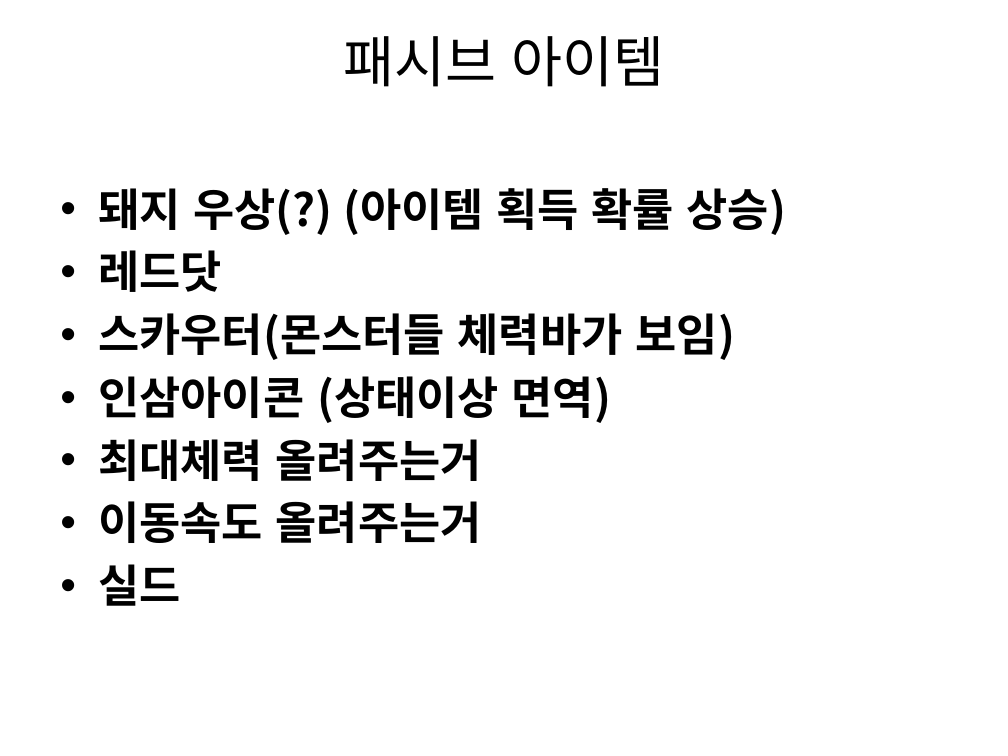
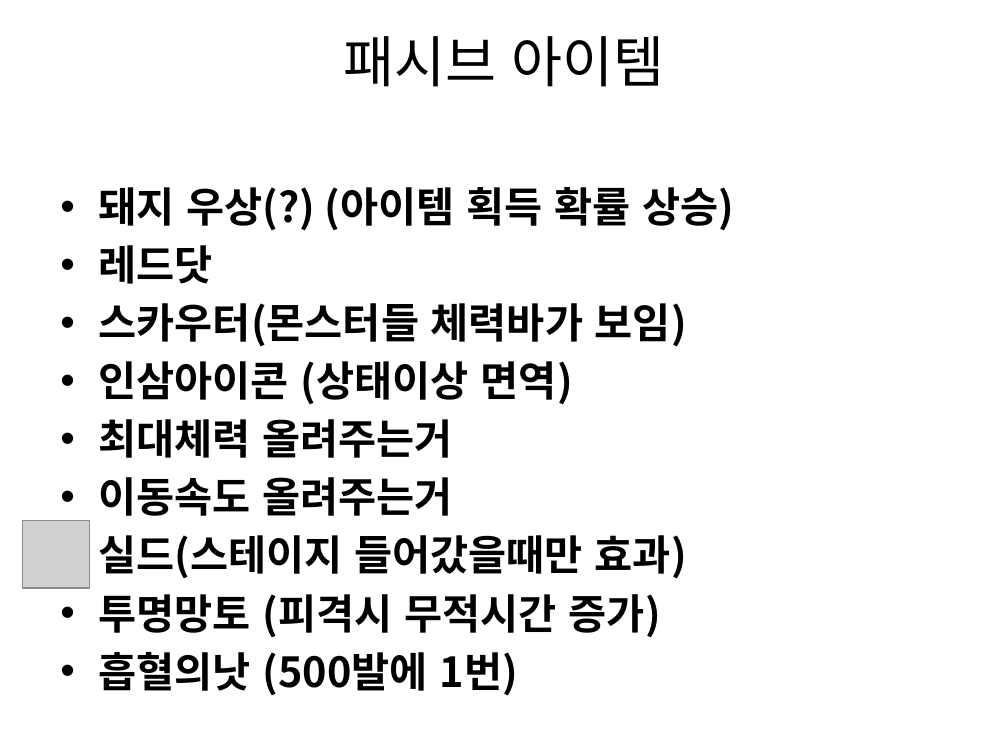
Before and after one commit to gkdlgndpdu/EscapeJail, a slide deck: slide 45 of EscapeJail/Assets/기획/스테이지1기획.pptx. Drawn at 1008x756 pixels with LibreOffice and Linux fonts; fonts in the diff are those of the drawing; grey boxes stand for pictures. Boxes give left, top, right and bottom in pixels: in the first picture for what was removed or moved away, otherwise in the second. Text is boxed around its words. In the diff, an @@ line names an element or a change of style, - is before the commit and + after.

```diff
--- a/EscapeJail/Assets/기획/스테이지1기획.pptx
+++ b/EscapeJail/Assets/기획/스테이지1기획.pptx
@@ text at (98,187,734,516): size 32 to 29.6 pt in "돼지 우상(?) (아이템 획득 확률 상승)", "레드닷", "스카우터(몬스터들 체력바가 보임)", "인삼아이콘 (상태이상 면역)" and 2 more places @@
@@ picture added at (22,521,90,589) @@
@@ text at (98,535,688,696): text changed; size 32 to 29.6 pt @@
-• 실드
+• 실드(스테이지 들어갔을때만 효과)
+• 투명망토 (피격시 무적시간 증가)
+• 흡혈의낫 (500발에 1번)
```
Also in this commit, not shown: 12 other slides changed, 34 other files.
